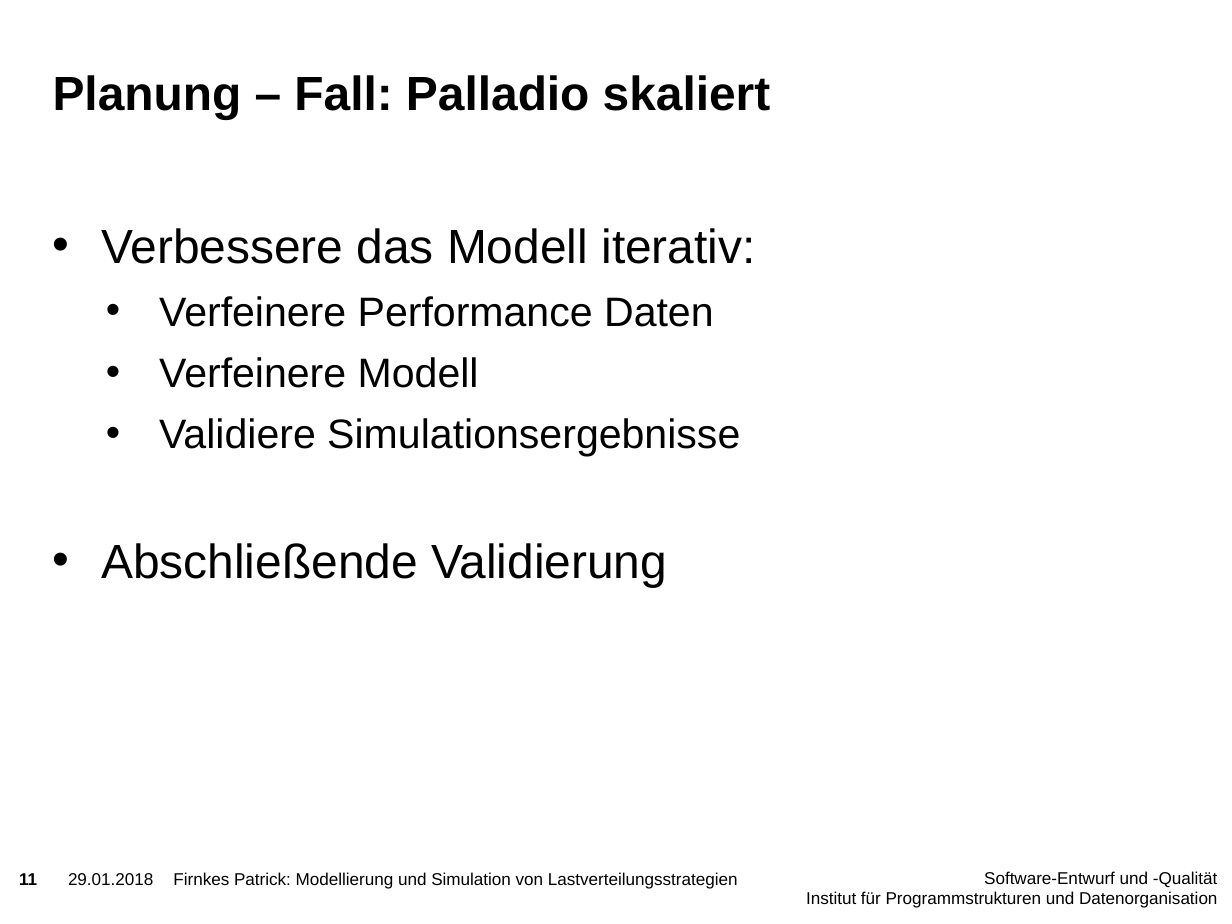
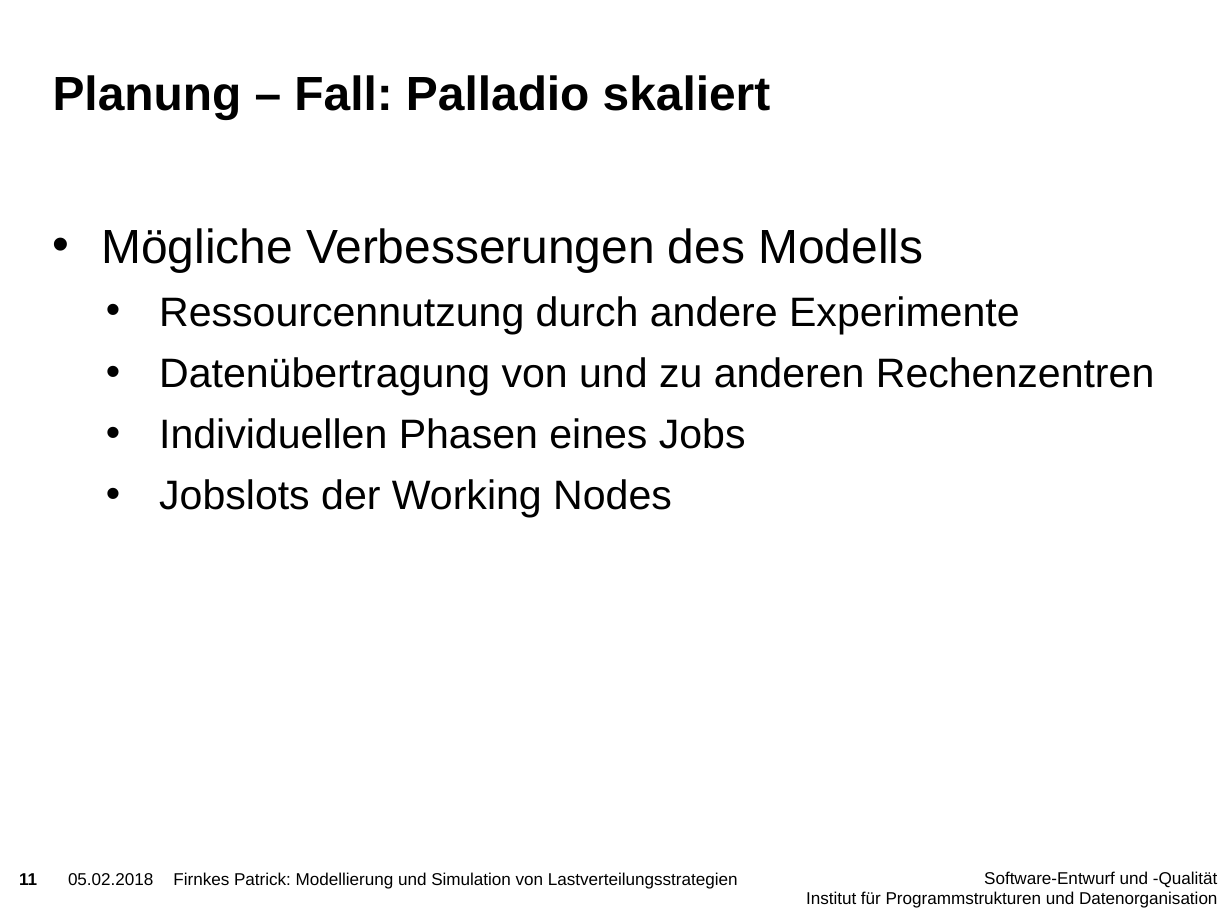
Before and after one commit to PatFirn/wlcg-loadbalancing, a slide deck: slide 11 of presentations/projekt-vorstellung.pptx. Drawn at 1232x924 pixels with LibreOffice and Linux fonts; fonts in the diff are those of the drawing; background and template pictures are left out. Boxes give left, top, right and bottom in pixels: in the first picture for what was removed or moved away, otherwise in the second. Text is boxed around its words. In the diff, an @@ line names an element or a change of style, - is before the commit and + after.

```diff
--- a/presentations/projekt-vorstellung.pptx
+++ b/presentations/projekt-vorstellung.pptx
@@ text at (101,228,1154,518): text changed @@
-• Verbessere das Modell iterativ:
-  • Verfeinere Performance Daten
-  • Verfeinere Modell
-  • Validiere Simulationsergebnisse
-• Abschließende Validierung
+• Mögliche Verbesserungen des Modells
+  • Ressourcennutzung durch andere Experimente
+  • Datenübertragung von und zu anderen Rechenzentren
+  • Individuellen Phasen eines Jobs
+  • Jobslots der Working Nodes
@@ text at (68,873,153,885): text changed @@
-29.01.2018
+05.02.2018
```
Also in this commit, not shown: 16 other slides changed, 2 slides added.
